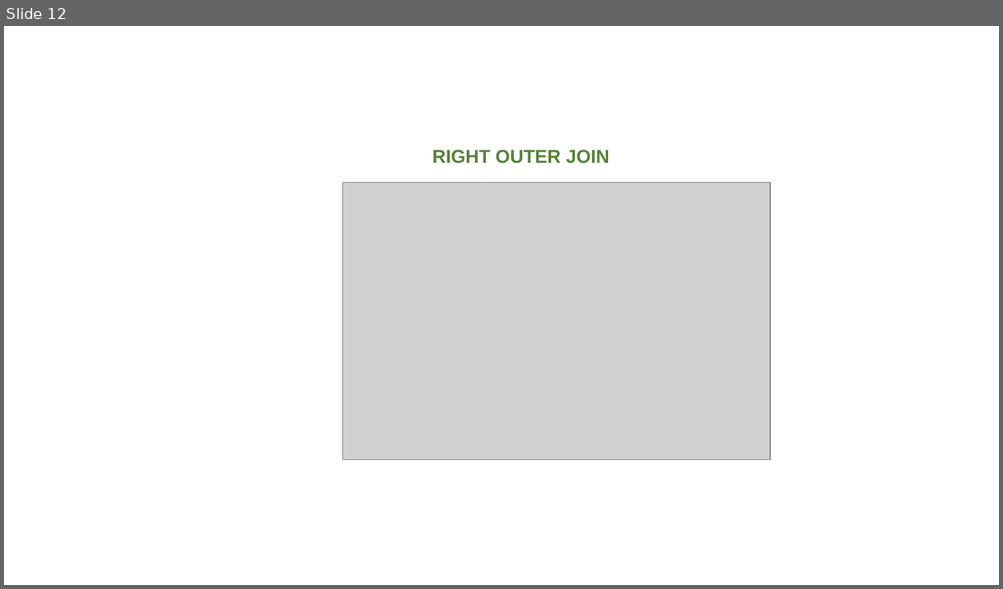
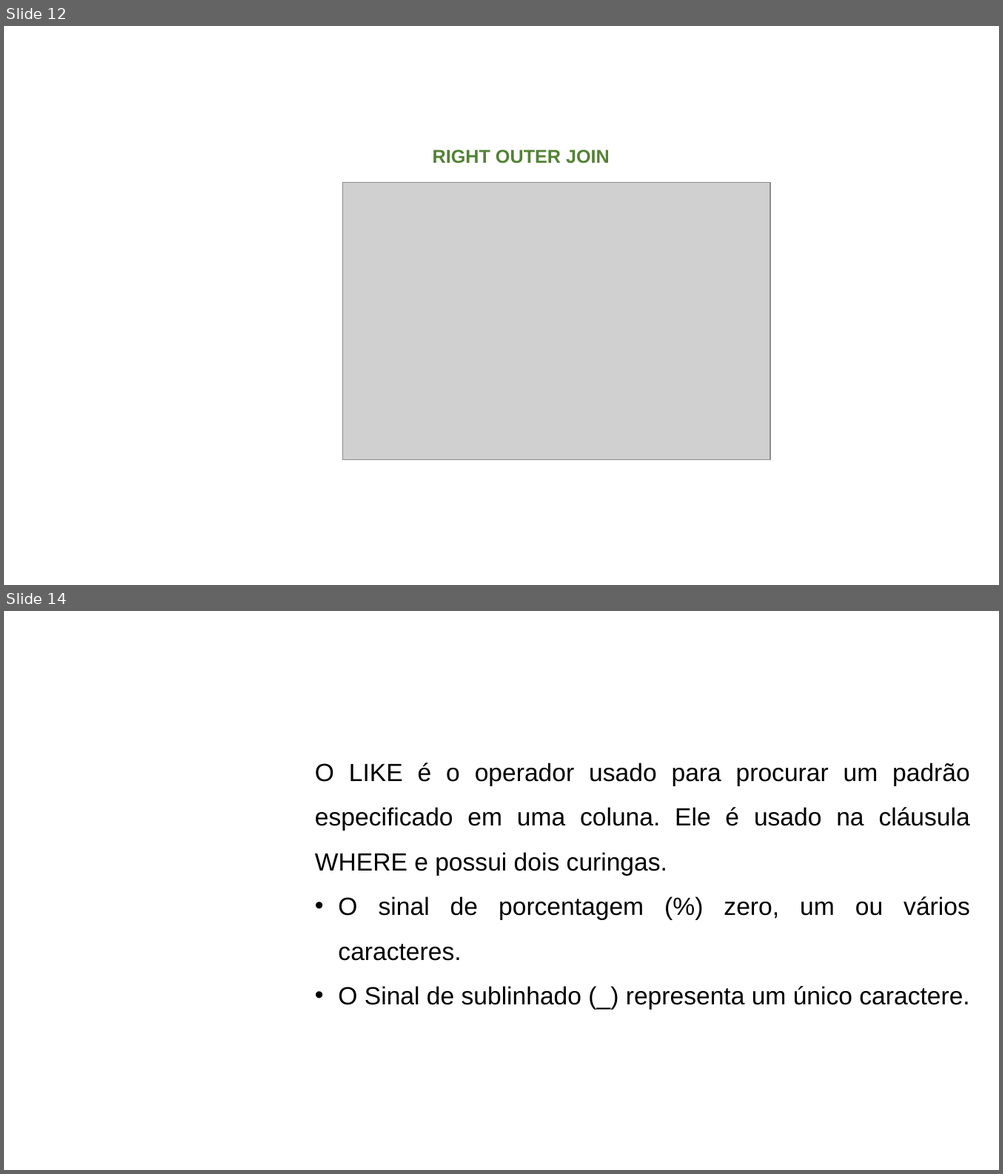
Before and after one commit to karython/DBAJoin, a slide deck: SELECT + JOIN.pptx. Shown one above the other, each under a label of ours: slide 12 before the commit, slides 12 and 14 after it; the slides between them are not shown. The pictures are 1003x589 and 1003x1174 pixels, drawn with LibreOffice and Linux fonts; fonts in the diff are those of the drawing; grey boxes stand for pictures; background and template pictures are left out. Boxes give left, top, right and bottom in pixels: in the first picture for what was removed or moved away, otherwise in the second. Text is boxed around its words. In the diff, an @@ line names an element or a change of style, - is before the commit and + after.

```diff
--- a/SELECT + JOIN.pptx
+++ b/SELECT + JOIN.pptx
@@ slide 14 added at <box>4,611,999,1170</box>, background picture (left out) @@
@@ text added at <box>315,763,970,1010</box>, 24 pt, text #000000 @@
+O LIKE é o operador usado para procurar um padrão especificado em uma coluna. Ele é usado na cláusula WHERE e possui dois curingas.
+• O sinal de porcentagem (%) zero, um ou vários caracteres.
+• O Sinal de sublinhado (_) representa um único caractere.
```
Also in this commit, not shown: 1 other slide added, 1 other file.
